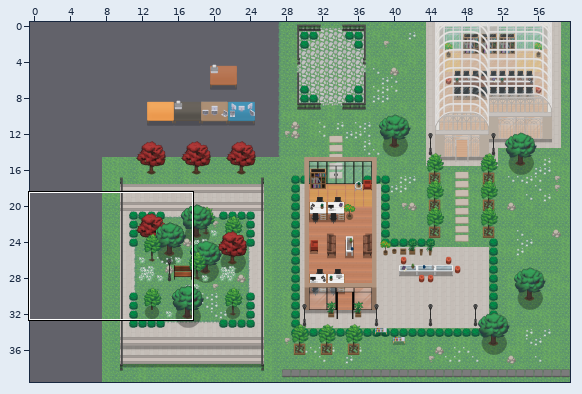
Two versions of a level (Tiled map (JSON), map.tmj). The first picture is a wide view before the edit; the outline marks the close-up.
Close-up. First the earlier version:
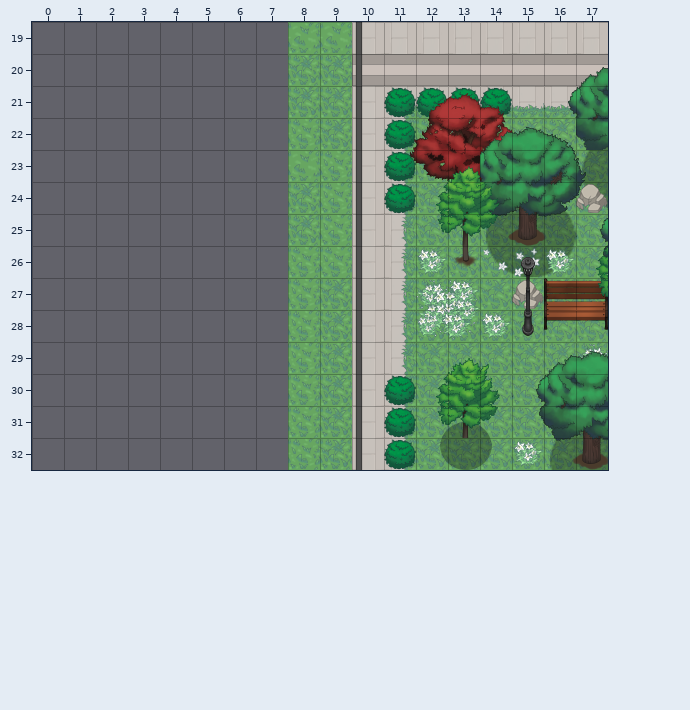
Cells are 32x32 px. Shown: x 0..17, y 19..32. The commit also changed other parts of the map, which this record leaves out.
The same view after the edit:
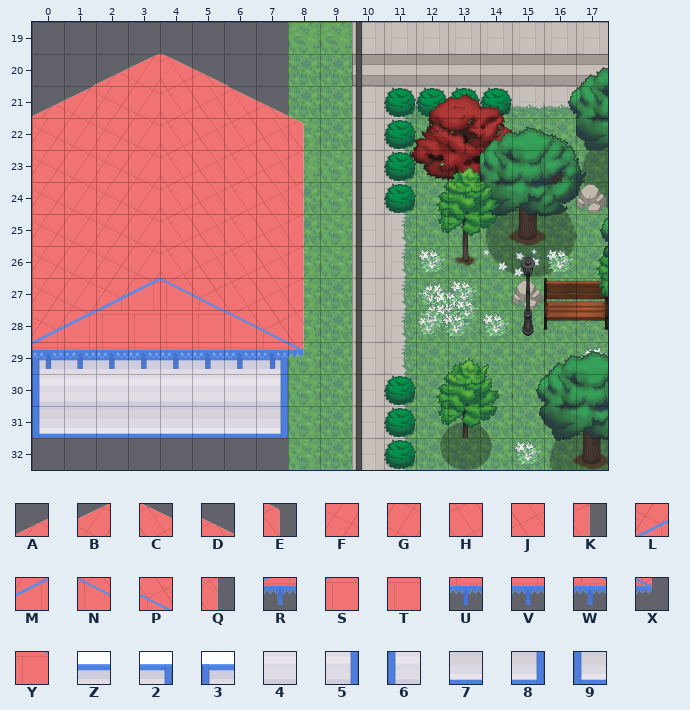
Key: from "TEST MAISON OM": A 19, B 20, C 22, D 23, E 37, F 45, G 46, H 48, J 49, K 50, L 58, M 59, N 61, P 62, Q 63, R 71, S 72, T 73, U 74, V 74 flipped left-right, W 75, X 76, Y 85, Z 87, 2 88, 3 88 flipped left-right, 4 100, 5 101, 6 101 flipped left-right, 7 113, 8 114, 9 114 flipped left-right.
_ is an empty cell.
What changed:
Layer "wall":
Tile 2 is added in row 29 at x 7.
Tile 3 is added in row 29 at x 0.
Tile 4 is added in row 30 at x 1 to 6.
Tile 5 is added in row 30 at x 7.
Tile 6 is added in row 30 at x 0.
Tile 7 is added in row 31 at x 1 to 6.
Tile 8 is added in row 31 at x 7.
Tile 9 is added in row 31 at x 0.
Tile Z is added in row 29 at x 1 to 6.
Layer "above":
Tile A is added in row 20 at x 2; in row 21 at x 0.
Tile B is added in row 20 at x 3; in row 21 at x 1.
Tile C is added in row 20 at x 4; in row 21 at x 6.
Tile D is added in row 20 at x 5; in row 21 at x 7.
Tile E is added in row 22 at x 8.
Tile F is added in row 21 at x 2; in rows 22 to 26 at x 0 and 2; in row 27 at x 0.
Tile G is added in row 21 at x 3; in rows 22 to 26 at x 1 and 3; in row 27 at x 1.
Tile H is added in row 21 at x 4; in rows 22 to 26 at x 4 and 6; in row 27 at x 6.
Tile J is added in row 21 at x 5; in rows 22 to 26 at x 5 and 7; in row 27 at x 7.
Tile K is added in row 23 at x 8; in rows 25 to 27 at x 8.
Tile L is added in row 27 at x 2; in row 28 at x 0.
Tile M is added in row 27 at x 3; in row 28 at x 1.
Tile N is added in row 27 at x 4; in row 28 at x 6.
Tile P is added in row 27 at x 5; in row 28 at x 7.
Tile Q is added in row 24 at x 8; in row 28 at x 8.
Tile R is added in row 29 at x 0.
Tile S is added in row 28 at x 2.
Tile T is added in row 28 at x 3 to 4.
Tile U is added in row 29 at x 2 to 6.
Tile V is added in row 29 at x 1.
Tile W is added in row 29 at x 7.
Tile X is added in row 29 at x 8.
Tile Y is added in row 28 at x 5.
